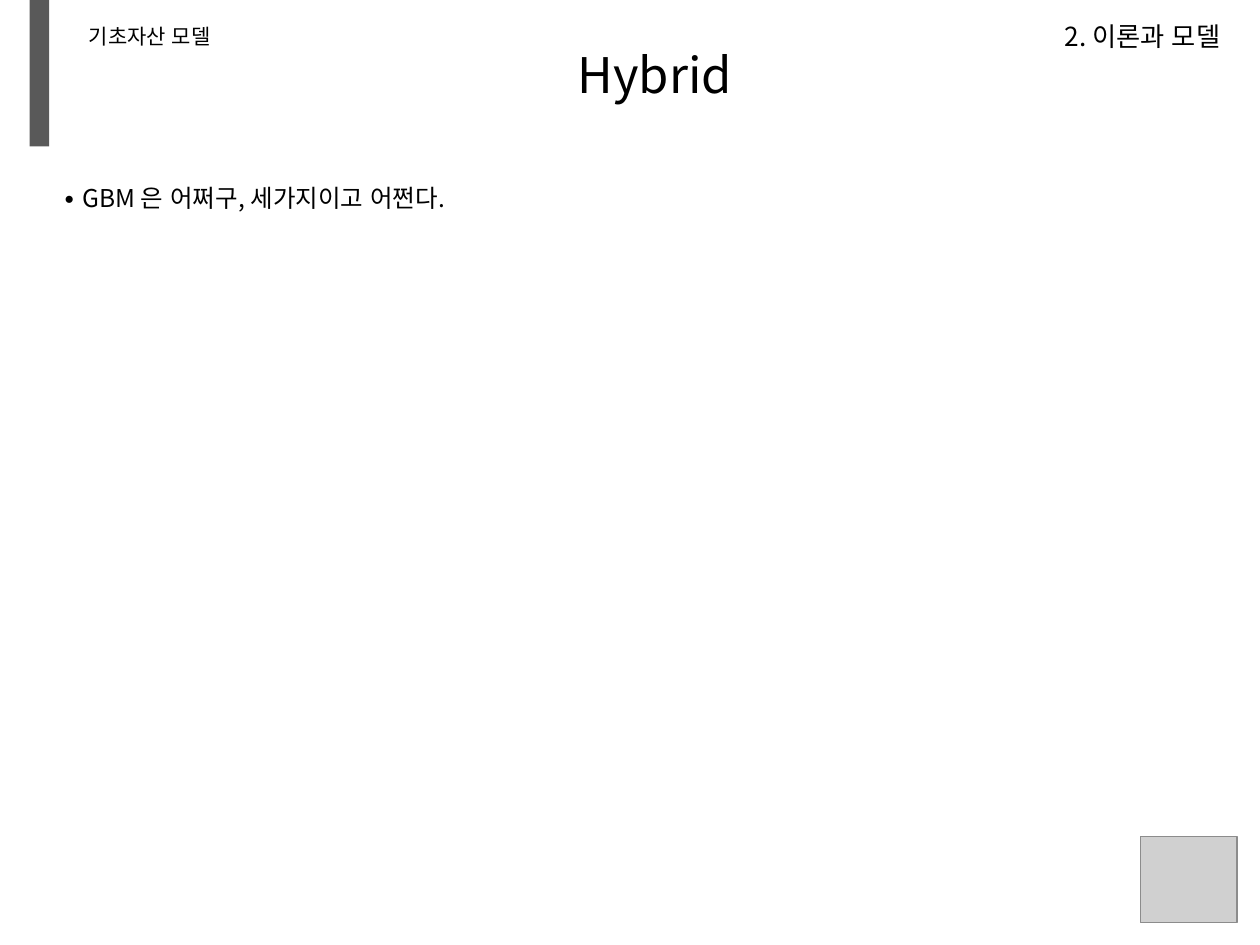
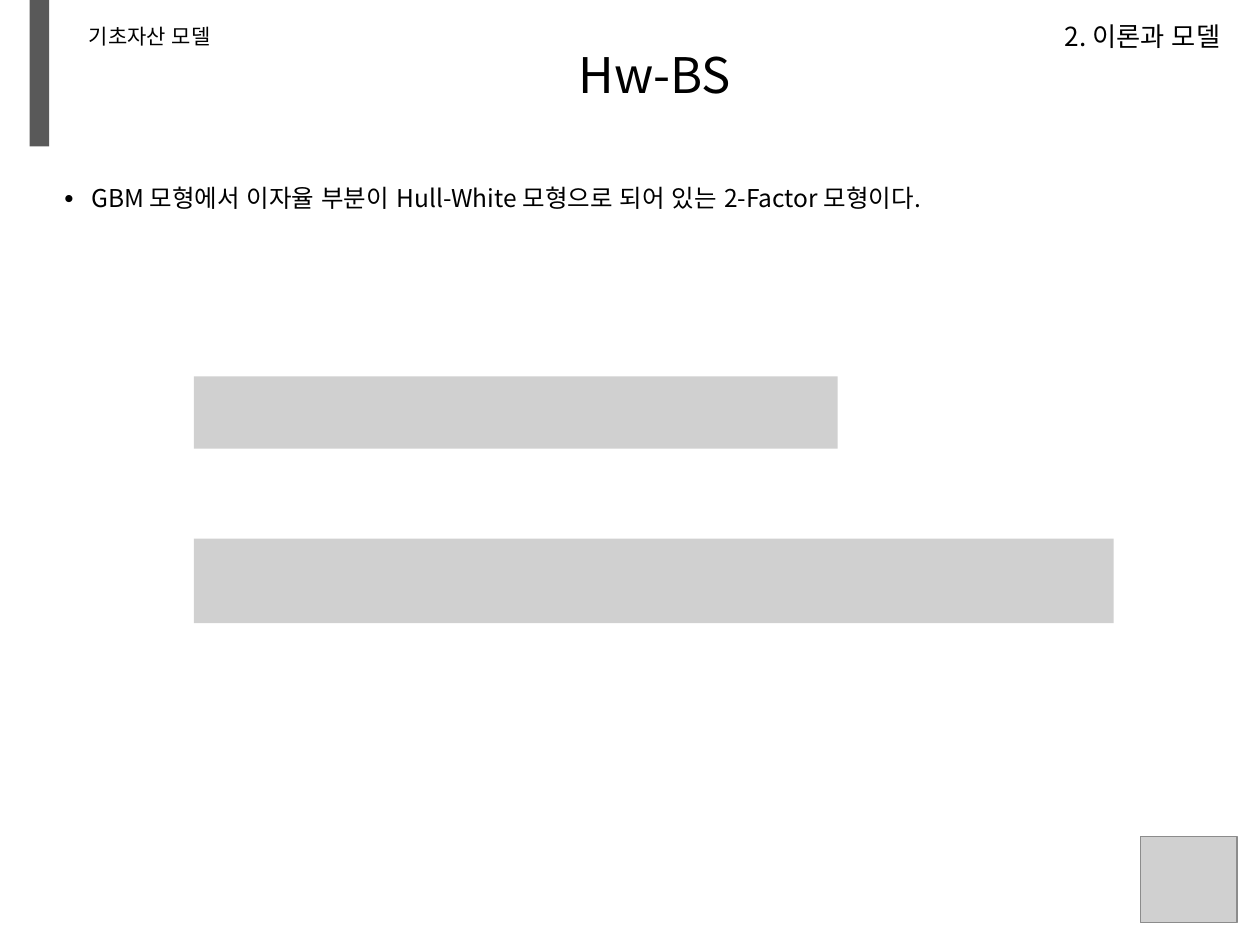
Before and after one commit to minikie/mxdocs, a slide deck: slide 31 of docs/ppt/test.pptm (slide 32 before the commit). Drawn at 1260x945 pixels with LibreOffice and Linux fonts; fonts in the diff are those of the drawing; grey boxes stand for pictures; background and template pictures are left out. Boxes give left, top, right and bottom in pixels: in the first picture for what was removed or moved away, otherwise in the second. Text is boxed around its words. In the diff, an @@ line names an element or a change of style, - is before the commit and + after.

```diff
--- a/docs/ppt/test.pptm
+++ b/docs/ppt/test.pptm
@@ title at (579,56,731,94): text changed @@
-Hybrid
+Hw-BS
@@ text at (91,186,921,209): text changed @@
-∙ GBM 은 어쩌구, 세가지이고 어쩐다.
+∙ GBM 모형에서 이자율 부분이 Hull-White 모형으로 되어 있는 2-Factor 모형이다.
@@ picture added at (194,377,838,449) @@
@@ picture added at (194,539,1114,624) @@
```
Also in this commit, not shown: 34 other slides changed, 2 slides removed, 1 other file.
